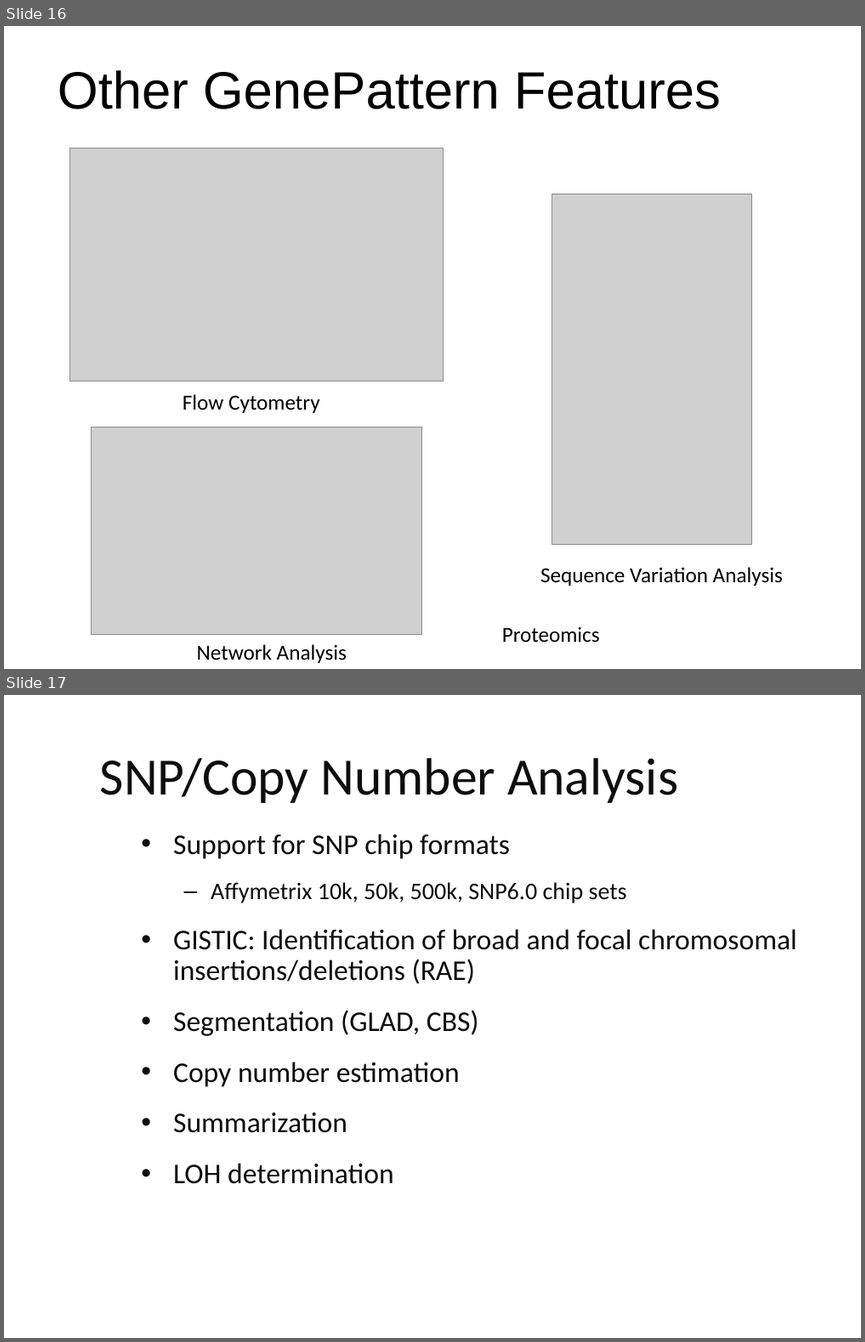
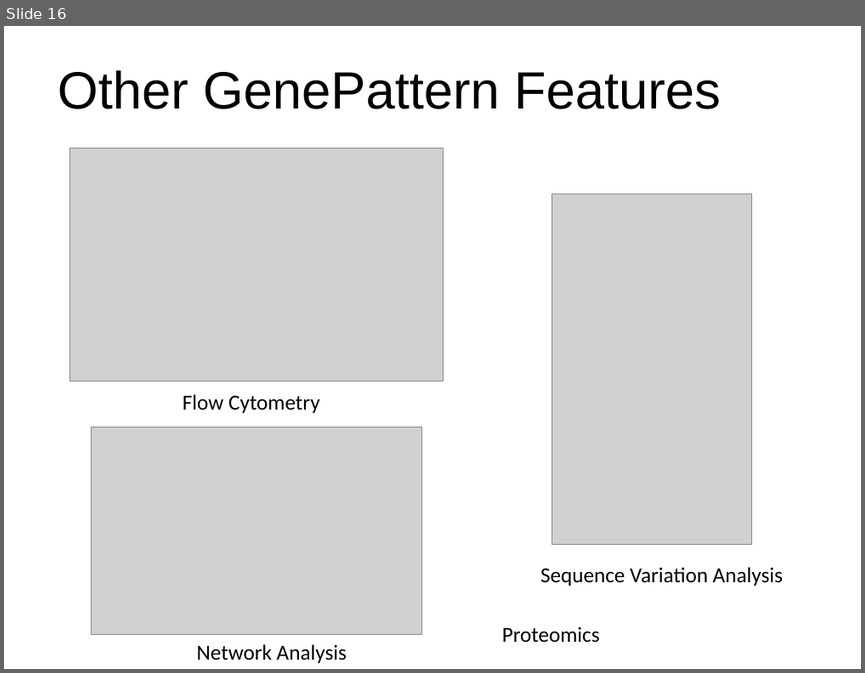
Before and after one commit to genepattern/tutorial-materials, a slide deck: BU_MolBio_RNAseq_in_GP_workshop/slides/2019-04-04_06_GPWorkshop_Other_Features.pptx. Shown one above the other, each under a label of ours: slides 16 and 17 before the commit, slide 16 after it. The pictures are 865x1342 and 865x673 pixels, drawn with LibreOffice and Linux fonts; fonts in the diff are those of the drawing; grey boxes stand for pictures. Boxes give left, top, right and bottom in pixels: in the first picture for what was removed or moved away, otherwise in the second. Text is boxed around its words. In the diff, an @@ line names an element or a change of style, - is before the commit and + after.

```diff
--- a/BU_MolBio_RNAseq_in_GP_workshop/slides/2019-04-04_06_GPWorkshop_Other_Features.pptx
+++ b/BU_MolBio_RNAseq_in_GP_workshop/slides/2019-04-04_06_GPWorkshop_Other_Features.pptx
@@ slide 17 removed at [4,695,861,1338], background #FFFFFF @@
@@ title removed at [100,758,678,803] @@
-SNP/Copy Number Analysis
@@ text removed at [173,834,797,1184] @@
-• Support for SNP chip formats
-  – Affymetrix 10k, 50k, 500k, SNP6.0 chip sets
-• GISTIC: Identification of broad and focal chromosomal insertions/deletions (RAE)
-• Segmentation (GLAD, CBS)
-• Copy number estimation
-• Summarization
-• LOH determination
```
Also in this commit, not shown: 1 slide changed.
